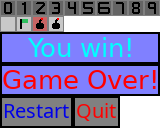
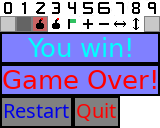
The second 160 × 128 image is a revision of the first. Changes to its layers:
painted on "Ebene" over [0, 0, 160, 32]
